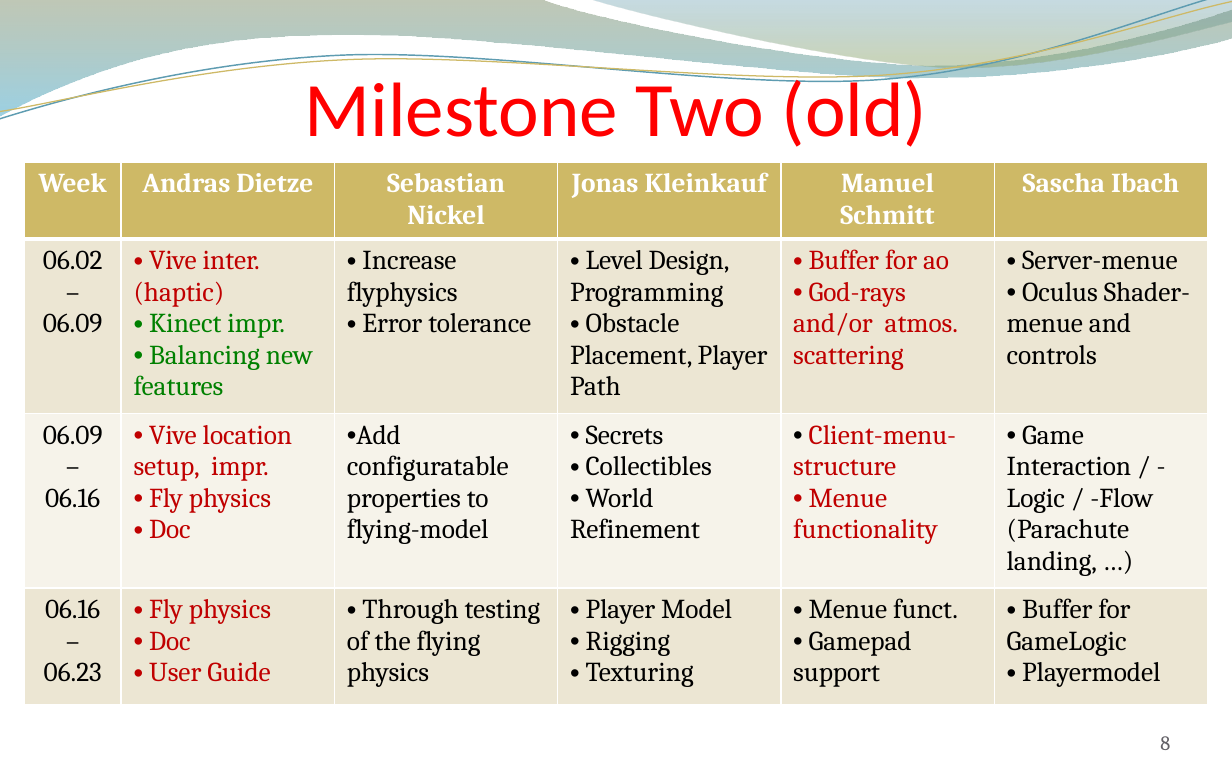
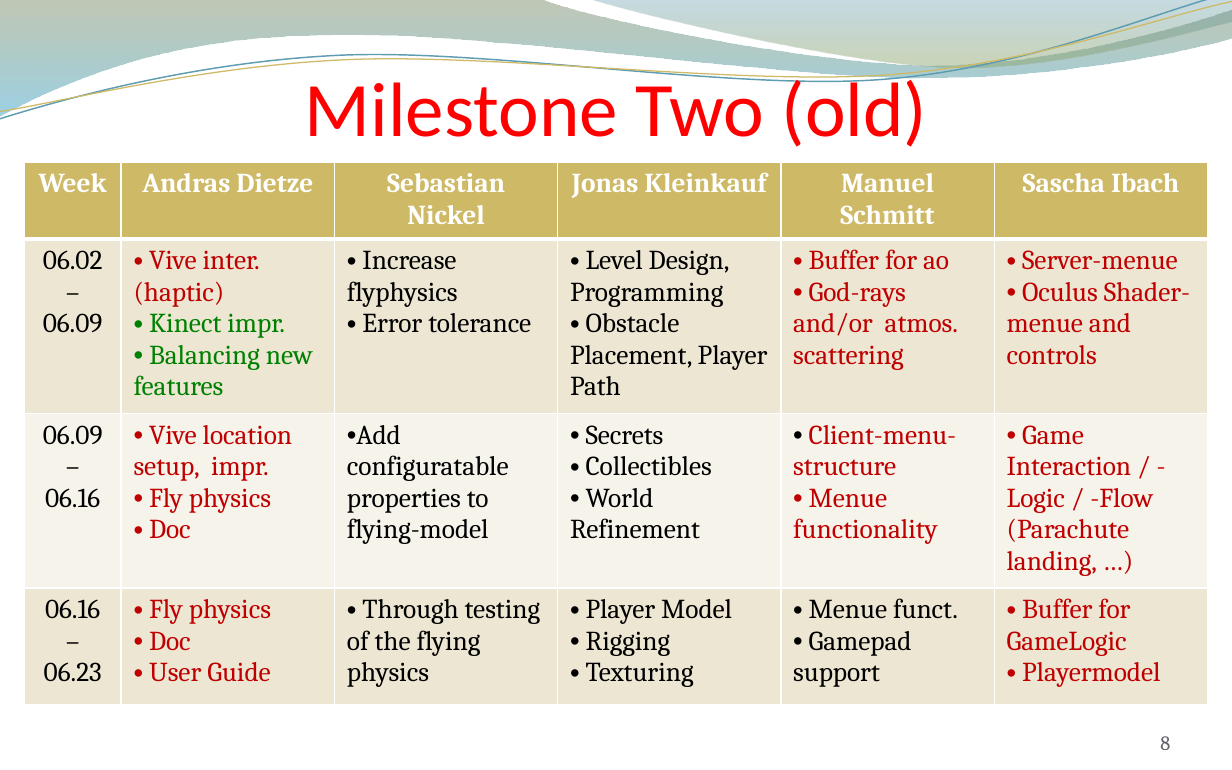
Before and after one commit to andreasdietze/Rift-WingsuitV2, a slide deck: slide 8 of Präsentationen/Zwischenpräsentation 16.06/Project proposal update 06.16 - Rift Wingsuit V2.pptx. Drawn at 1232x770 pixels with LibreOffice and Linux fonts; fonts in the diff are those of the drawing; background and template pictures are left out. Boxes give left, top, right and bottom in pixels: in the first picture for what was removed or moved away, otherwise in the second. Text is boxed around its words. In the diff, an @@ line names an element or a change of style, - is before the commit and + after.

```diff
--- a/Präsentationen/Zwischenpräsentation 16.06/Project proposal update 06.16 - Rift Wingsuit V2.pptx
+++ b/Präsentationen/Zwischenpräsentation 16.06/Project proposal update 06.16 - Rift Wingsuit V2.pptx
@@ table at (25, 161, 1207, 710) @@
@@ text colour #000000 to #C00000 in "Server-menue", "Oculus Shader-menue and controls", "Game Interaction / - Logic / -Flow ...", "Buffer for GameLogic" and 1 more places @@
```
Also in this commit, not shown: 4 other slides changed.
